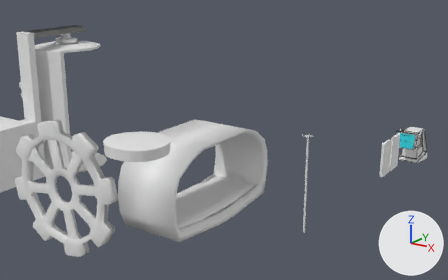
Two versions of the Blender file Blender work files/space_0.2.blend, one commit apart.
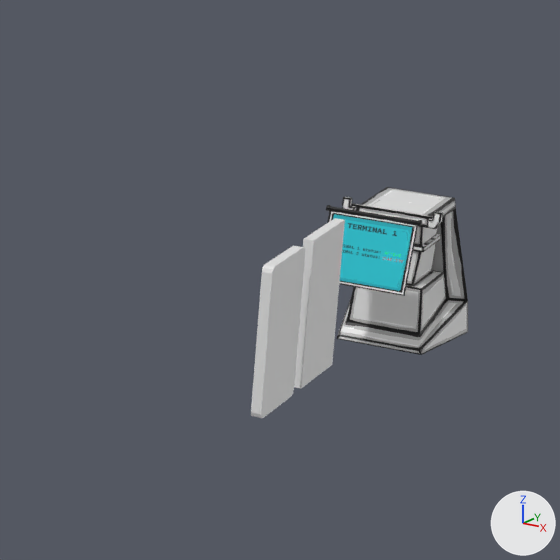
Old and new are each drawn from a 50 mm camera at (11.08, -41.56, 12.13) aimed at (-8.98, -12.85, 1.34) and again close up on the part from 72% to 100% of the width and 30% to 75% of the height. Lighting does not change. The marker at lower right points along +X, +Y and +Z.
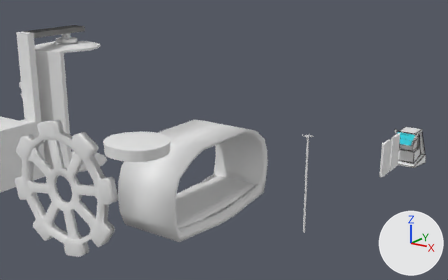
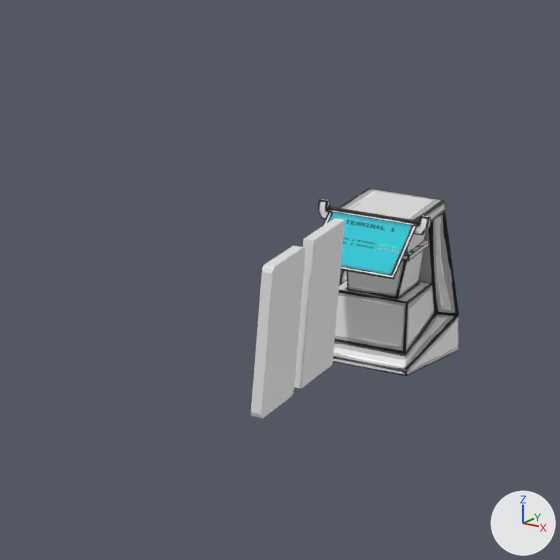
Commit message: terminal update

Where the change shows, as pixel boxes (x1, y1, x2, y2) in the close-ups (560 x 560 px):
'terminal base', added: after (318, 188, 459, 376)
'Cube.005', deleted: before (336, 187, 468, 355)
'term.001', moved, turned: before (326, 205, 422, 296); after (322, 205, 419, 279)

Edits to the bpy script that builds the scene:
```text
Add me_cube_008_1:
    me_cube_008_1.from_pydata(...)  # 92 vertices, 94 faces; spans x -0.86..0.86, y -7.37..-5.95, z -0.07..2.07
    me_cube_008_1.materials.append(mat_terminal_base)  # picture img_terminal_base_png
Change ob_term_001:
    add ob_term_001.parent = ob_terminal_base
    ob_term_001.rotation_euler: (2.907, 0.0, 0.0) -> (2.261, 0.0, 0.0)  # degrees (167, 0, 0) -> degrees (130, 0, 0)
Remove ob_cube_005:
    ob_cube_005 = bpy.data.objects.new('Cube.005', me_cube_008)
    ob_cube_005.location = (0.0, 0.0, 0.0)
Add ob_terminal_base:
    ob_terminal_base = bpy.data.objects.new('terminal base', me_cube_008_1)
    ob_terminal_base.location = (0.0, 0.0, 0.0)
```
